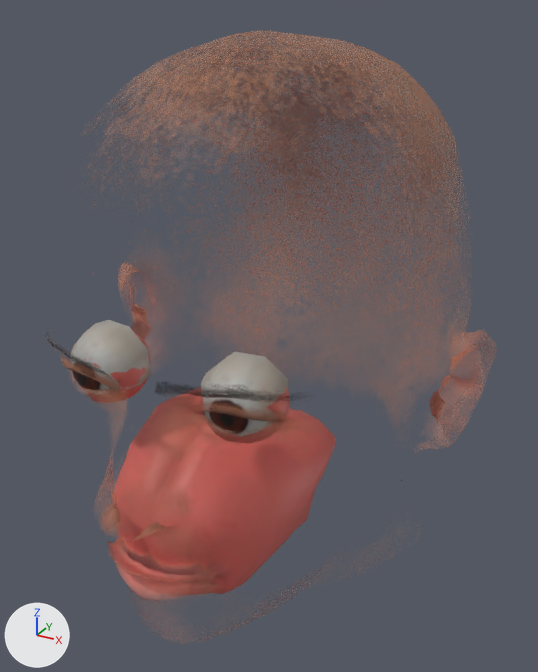
Before and after pictures for a commit that changed the FBX model assets/heads/head_4_mtn.fbx.
Rendered twice from a 50 mm camera at (0.608, -1.086, 0.53) aimed at (0.011, 0.0, -0.013). Lighting does not change. The marker at lower left points along +X, +Y and +Z. The picture after the commit comes second. Where no turn or scale is listed for an object, it has been applied to the vertices.

The first picture shows 'head_4_mtn'.
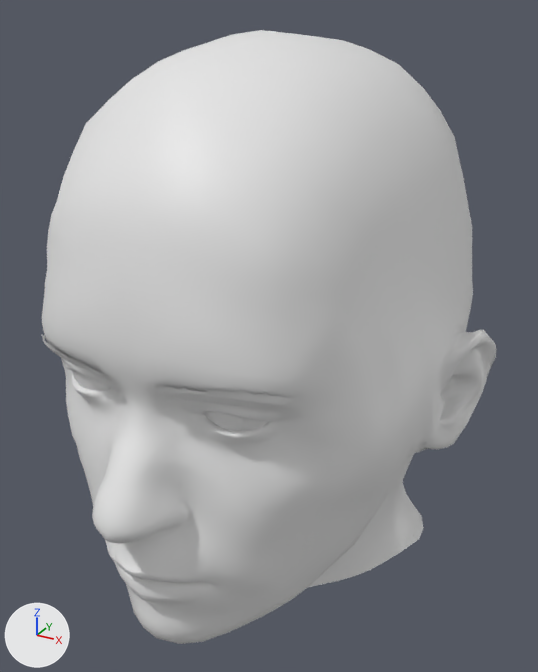
Where the change shows, as pixel boxes (x1, y1, x2, y2) in the pictures (538 x 672 px):
```json
{"object": "head_4_mtn", "change": "reshaped", "before": [45, 31, 472, 600], "after": [42, 30, 497, 644], "on screen": "7% wider, 8% taller"}
{"object": "Brows", "change": "added", "after": [41, 334, 306, 407]}
{"object": "Lips", "change": "added", "after": [116, 564, 201, 600]}
{"object": "Irises", "change": "added", "after": [73, 371, 243, 431]}
{"object": "EyeWhites", "change": "added", "after": [92, 379, 269, 431], "on screen": "mostly hidden"}
{"part": 1, "of": "me_base_003", "change": "deleted", "before": [45, 334, 108, 376]}
{"part": 2, "of": "me_base_003", "change": "deleted", "before": [155, 382, 304, 402]}
{"part": 3, "of": "me_base_003", "change": "deleted", "before": [201, 352, 288, 437]}
{"part": 4, "of": "me_base_003", "change": "deleted", "before": [70, 320, 152, 395]}
{"part": 5, "of": "me_base_003", "change": "built on", "before": [112, 541, 201, 600], "after": [107, 547, 214, 607]}
{"part": 6, "of": "me_base_003", "change": "recoloured", "before": [62, 31, 472, 596], "after": [42, 30, 497, 644]}
```

Edits to the scene script, one JSON object a line:
```json
{"block": "me_base_003", "where": "# used by ob_head_4_mtn; location = (0.0, 0.0, 0.0)"}
{"op": "remove", "block": "me_base_003", "code": "me_base_003.from_pydata(...)  # 4471 vertices, 4406 faces; spans x -0.392..0.392, y -0.455..0.455, z -0.5..0.5"}
{"op": "add", "block": "me_base_003", "code": "me_base_003.from_pydata(...)  # 5590 vertices, 5383 faces; spans x -0.392..0.392, y -0.455..0.455, z -0.5..0.5"}
{"block": "me_base_003", "change": "me_base_003 part 1: the loose piece of 62 vertices spanning x -0.242..-0.025, y -0.374..-0.251, z 0.03..0.095 is deleted"}
{"block": "me_base_003", "change": "me_base_003 part 2: the loose piece of 62 vertices spanning x 0.025..0.242, y -0.374..-0.251, z 0.03..0.095 is deleted"}
{"block": "me_base_003", "change": "me_base_003 part 3: the loose piece of 48 vertices spanning x 0.06..0.182, y -0.339..-0.238, z -0.035..0.081 is deleted"}
{"block": "me_base_003", "change": "me_base_003 part 4: the loose piece of 48 vertices spanning x -0.182..-0.06, y -0.339..-0.238, z -0.035..0.081 is deleted"}
{"block": "me_base_003", "change": "me_base_003 part 5: 10 vertices moved from x -0.056..0.047, y -0.406..-0.372, z -0.275..-0.254 to x -0.053..0.045, y -0.411..-0.368, z -0.274..-0.245; 53 vertices removed from x -0.076..0.07, y -0.411..-0.355, z -0.302..-0.248; 1392 vertices added at x -0.102..0.099, y -0.413..-0.328, z -0.322..-0.232"}
{"block": "me_base_003", "change": "me_base_003 part 6: 3913 faces spanning x -0.392..0.392, y -0.455..0.455, z -0.5..0.5 switch from mat_mat_head_4_mtn (picture img_atlas_head_4_mtn_png) to no material"}
{"op": "add", "block": "me_irises_003", "code": ["me_irises_003 = bpy.data.meshes.new('Irises.003')", "me_irises_003.from_pydata(...)  # 32 vertices, 22 faces; spans x -0.152..0.152, y -0.339..-0.329, z -0.004..0.04"]}
{"op": "add", "block": "me_lips_003", "code": ["me_lips_003 = bpy.data.meshes.new('Lips.003')", "me_lips_003.from_pydata(...)  # 874 vertices, 747 faces; spans x -0.095..0.083, y -0.412..-0.332, z -0.311..-0.243"]}
{"op": "add", "block": "me_brows_003", "code": ["me_brows_003 = bpy.data.meshes.new('Brows.003')", "me_brows_003.from_pydata(...)  # 1469 vertices, 1285 faces; spans x -0.226..0.231, y -0.382..-0.299, z 0.035..0.085"]}
{"op": "add", "block": "me_eyewhites_003", "code": ["me_eyewhites_003 = bpy.data.meshes.new('EyeWhites.003')", "me_eyewhites_003.from_pydata(...)  # 80 vertices, 64 faces; spans x -0.182..0.182, y -0.337..-0.238, z -0.035..0.081"]}
{"op": "add", "block": "ob_irises", "code": ["ob_irises = bpy.data.objects.new('Irises', me_irises_003)", "ob_irises.location = (0.0, 0.0, 0.0)"]}
{"op": "add", "block": "ob_lips", "code": ["ob_lips = bpy.data.objects.new('Lips', me_lips_003)", "ob_lips.location = (0.0, 0.0, 0.0)"]}
{"op": "add", "block": "ob_brows", "code": ["ob_brows = bpy.data.objects.new('Brows', me_brows_003)", "ob_brows.location = (0.0, 0.0, 0.0)"]}
{"op": "add", "block": "ob_eyewhites", "code": ["ob_eyewhites = bpy.data.objects.new('EyeWhites', me_eyewhites_003)", "ob_eyewhites.location = (0.0, 0.0, 0.0)"]}
```
